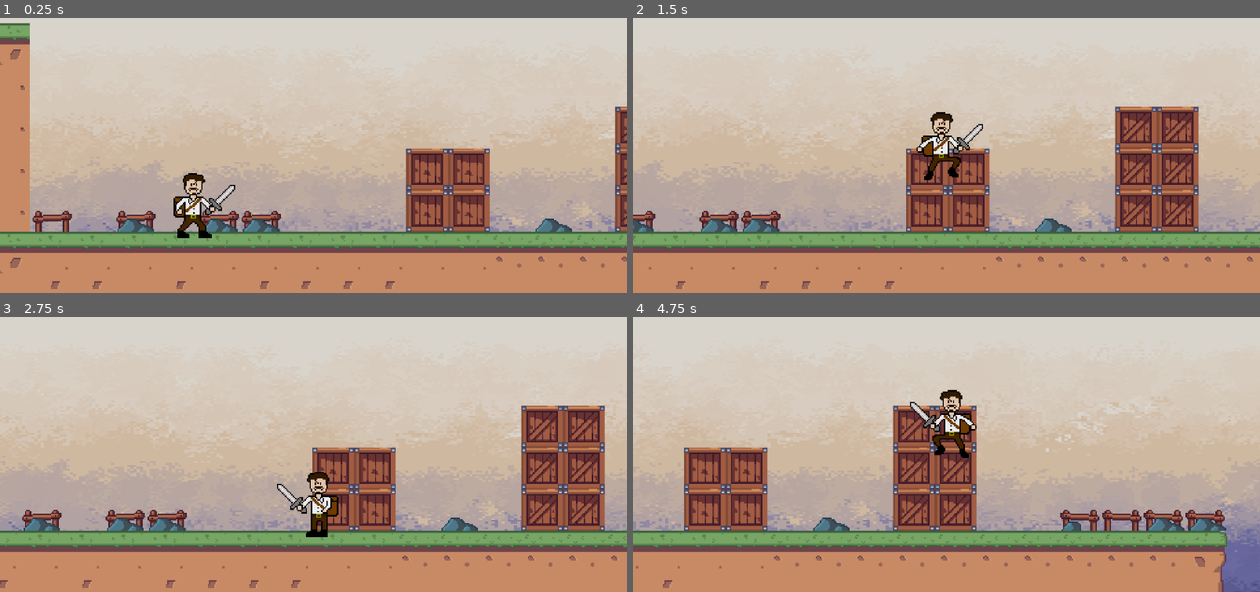
Above: before the commit, frames 1-4 (two rows, left to right).
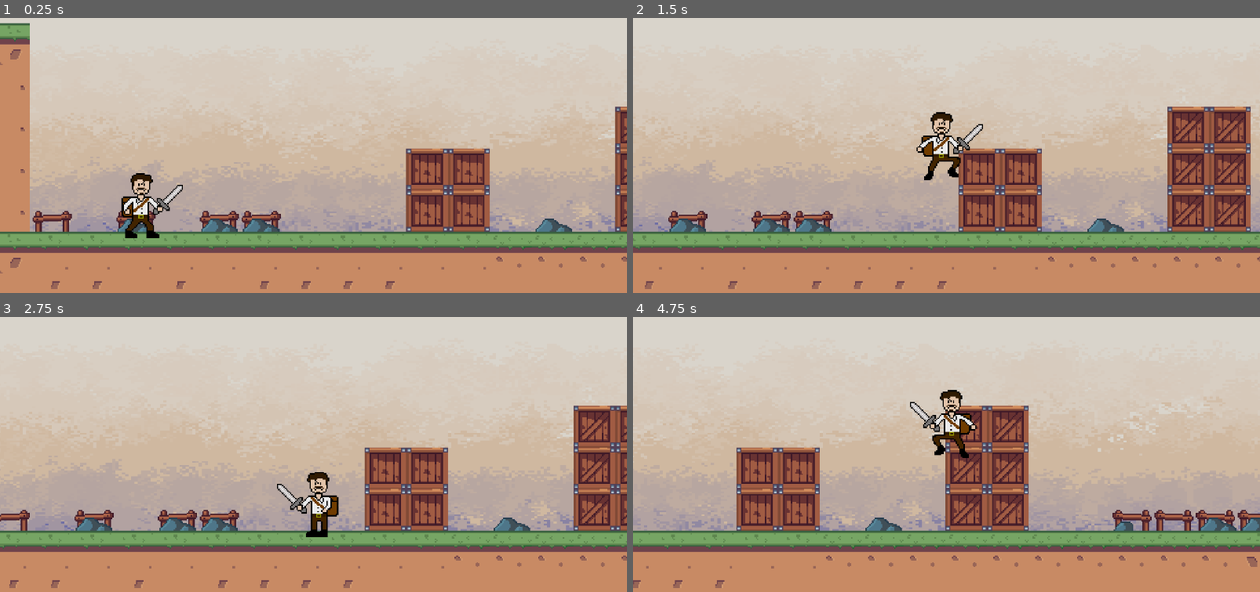
Above: after the commit, the same moments.

Repository: bscott519/ColossalCrisisGame
Game: Godot game, scene res://Scenes/level_1.tscn
Same seed, same stepped clock (60 frames per second), same inputs: the game is played once before the commit and once after it.
Inputs:
- Up to frame 1 (0.25 s): no input
- Up to frame 2 (1.5 s): tap Enter at 0.5 s; hold D (right) from 0.53 s (still down); tap Space (jump) at 0.77 s
- Up to frame 3 (2.75 s): tap Space (jump) at 1.52 s; release D (right) at 2.03 s; hold A (left) from 2.03 s (still down)
- Up to frame 4 (4.75 s): release A (left) at 2.78 s; hold D (right) 2.78-4.28 s; tap Space (jump) at 3.02, 3.77, 4.52 s; hold A (left) from 4.28 s (still down)

The runs differ from the first frame. In frame 1, 2.0% of the frame differs, in the area x 19-38%, y 56-81%; in frame 2, 18%; in frame 3, 16%; in frame 4, 20%, in the area x 0-100%, y 31-100%.

Commit message:
moved player

Diff:
--- a/Scenes/level_1.tscn
+++ b/Scenes/level_1.tscn
@@ -74,4 +74,4 @@
 shape = SubResource("RectangleShape2D_ft2ke")
 
 [node name="player" parent="." instance=ExtResource("3_pm7jt")]
-position = Vector2(225, 195)
+position = Vector2(185, 196)
